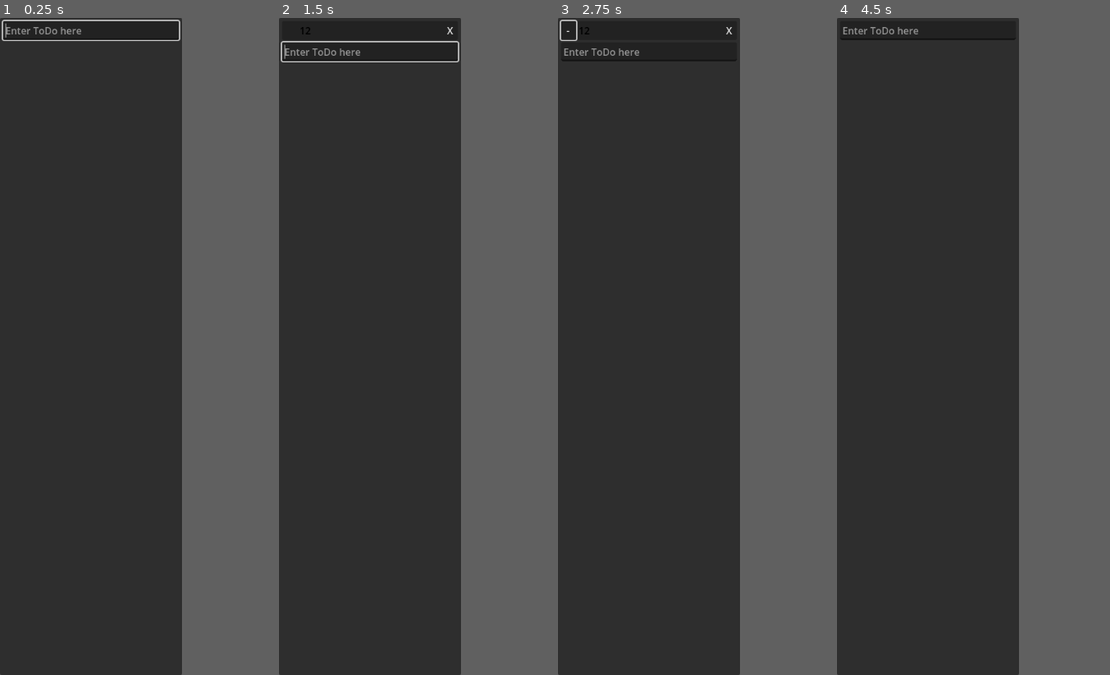
Above: before the commit, frames 1-4 (left to right).
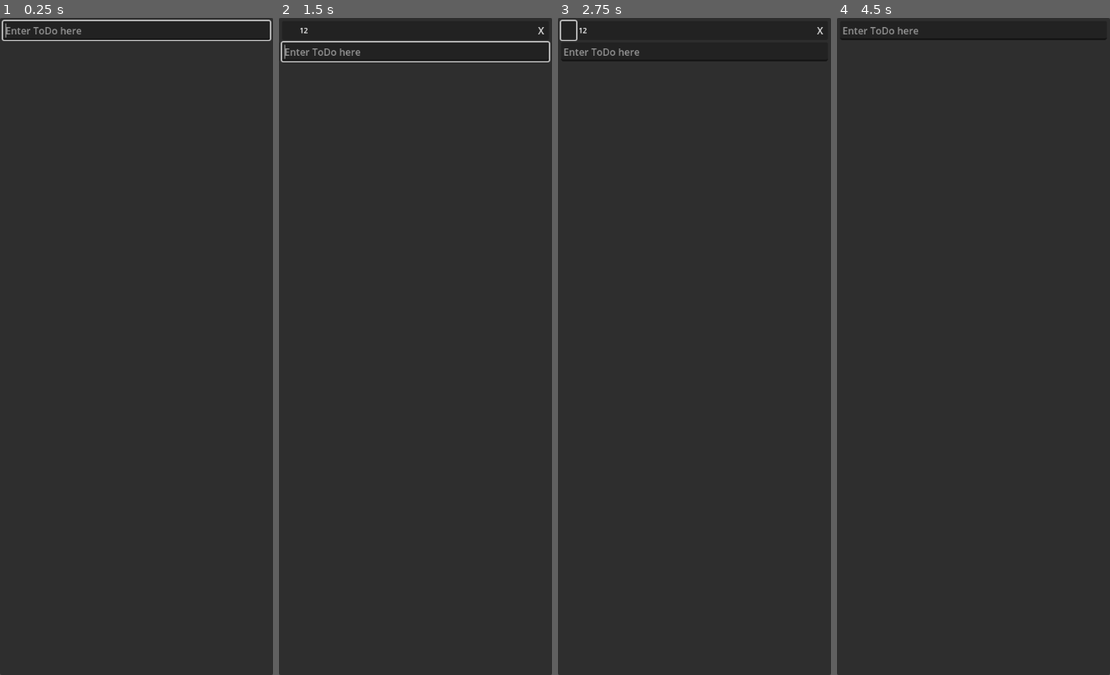
Above: after the commit, the same moments.

Repository: Kjarrigan/GoDo
Game: Godot game, scene res://GoDo.tscn
The game is run twice, just before and just after one commit, with the same random seed, the same clock (stepped at 60 frames per second) and the same inputs.
Inputs (mouse positions are in pixels of both pictures, inside the frame that each line leads up to):
- Up to frame 1 (0.25 s): no input
- Up to frame 2 (1.5 s): click (369, 31) at 0.52 s; type "12" at 0.6 s; tap Enter (add_same_level) at 1.25 s; move the mouse to (410, 313) at 1.27 s; hold Enter (add_same_level) from 1.28 s (still down); click (410, 313) at 1.42 s
- Up to frame 3 (2.75 s): release Enter (add_same_level) at 2 s; click (568, 31) at 2.02 s
- Up to frame 4 (4.5 s): click (847, 31) at 2.75 s, where only the run before the commit has a clickable "-"; click (847, 31) at 3.5 s, where only the run before the commit has a clickable "+"; click "X" at 4.25 s
In our replay, the window is 222x800 before the commit and 333x800 after it. These sizes can differ from the game's own. Grey fills any space a smaller window leaves; there, only what the larger window draws over its background counts as a difference.

The runs differ from the first frame. In frame 1, 0.2% of the frame differs, in the area x 65-100%, y 0-100%; in frame 2, 0.3%, in the area x 7-100%, y 0-100%; in frame 3, less than 0.1%; in frame 4, less than 0.1%.
Error before the commit: Invalid call. Nonexistent function 'get_parent' in base 'NodePath'. (res://lib/entry.gd:138)

Commit message:
fix lots of Drag&Drop bugs and behaviour

Diff:
--- a/lib/entry.gd
+++ b/lib/entry.gd
@@ -8,11 +8,18 @@
 
 func _ready():
 	$Edit.hide()
-	%Toggle.text = ""
-	%Label.text = text
+	disable_toggle()
+	%Title.text = text
 	Globals.item_selected.connect(unselect)
 	Globals.item_changed.connect(_cleanup)
-	tree_exited.connect(func(): Globals.item_changed.emit())
+
+func disable_toggle():
+	%Toggle.text = ""
+	%Toggle.disabled = true
+
+func enable_toggle():
+	%Toggle.text = "-"
+	%Toggle.disabled = false
 
 func _on_mouse_entered():
 	if selected:
@@ -43,12 +50,29 @@
 	bg.bg_color.a = value
 	add_theme_stylebox_override("panel", bg)
 
-func _on_finish_pressed():
+func _on_finish_pressed(save=true):
 	if get_meta("subgroup"):
-		get_meta("subgroup").get_parent().queue_free()
-	queue_free()
+		var container = get_meta("subgroup").get_parent()
+		container.get_parent().remove_child(container)
+		container.queue_free()
+		set_meta("subgroup", null)
 
-	Globals.item_changed.emit()
+	var sub_list = get_parent()
+	var container = sub_list.get_parent()
+	sub_list.remove_child(self)
+
+	# TODO, remove once _cleanup can be implemented
+	if container.name.ends_with("-children") and sub_list.get_child_count() == 0:
+		var parent_task = container.get_meta("parent")
+		if parent_task:
+			parent_task.disable_toggle()
+			parent_task.set_meta("subgroup", null)
+		container.get_parent().remove_child(container)
+		container.queue_free()
+
+	if save:
+		queue_free()
+		Globals.save_data.emit()
 
 func save() -> Dictionary:
 	var save_data = {
@@ -61,11 +85,16 @@
 	return save_data
 
 func _get_drag_data(_at_position):
-	print_debug(get_meta("subgroup"))
 	return { "node": self, "id": _task_id() }
 
 func _can_drop_data(_at_position, data):
 	if _task_id().begins_with(data["id"]):
+		return false
+
+	# Prevent dropping on element on it's parent if it's the last element
+	var sub_id = data["id"].rsplit("/", true, 2)
+	var sub_group = get_meta("subgroup")
+	if sub_id[0] == _task_id() and sub_group is VBoxContainer and sub_group.get_child_count() == 1:
 		return false
 
 	# TODO, show preview if adding as child or reorder
@@ -74,11 +103,8 @@
 func _drop_data(at_position, data):
 	var old_parent = data["node"].get_parent()
 
-	# Remove subgroup if this was the last child
-	old_parent.remove_child(data["node"])
-	if len(old_parent.get_children()) == 0:
-		old_parent.get_parent().queue_free()
-
+	# Cleanup the old stuff
+	data["node"]._on_finish_pressed(false)
 
 	# at_position is relative to the target node. If you drag to the left of the
 	# the node it's added on the same level, else as child
@@ -86,8 +112,8 @@
 		add_sibling(data["node"])
 	else:
 		# if the element has no subgroup, create it. Append it then
-		if not get_meta("subgroup"):
-			Globals.add_nested_list(self)
+		if not get_meta("subgroup") is VBoxContainer:
+			add_subtask_container()
 		get_meta("subgroup").add_child(data["node"])
 
 	# if the moved entry was a group itself, reparent them too
@@ -96,6 +122,8 @@
 		var container = sub_list.get_parent()
 		container.get_parent().remove_child(container)
 		data["node"].add_sibling(container)
+
+	Globals.save_data.emit()
 
 func _task_id() -> String:
 	return str(get_path()).replace("-children", "")
@@ -111,7 +139,7 @@
 		return
 
 	text = new_text
-	%Label.text = new_text
+	%Title.text = new_text
 	%Edit.hide()
 
 func add_subtask_container() -> VBoxContainer:
@@ -124,12 +152,17 @@
 	var sub_list = VBoxContainer.new()
 	group.add_child(sub_list)
 	set_meta("subgroup", sub_list)
+	group.set_meta("parent", self)
 	add_sibling(group)
-	%Toggle.text = "-"
+	enable_toggle()
 
 	return sub_list
 
 func toggle_children_visibility():
+	if get_meta("subgroup") == null:
+		disable_toggle()
+		return
+
 	if %Toggle.text == "-":
 		%Toggle.text = "+"
 		get_meta("subgroup").get_parent().hide()
@@ -145,6 +178,6 @@
 	return
 
 	if get_meta("subgroup"):
-		if len(get_meta("subgroup").get_children()) == 0:
+		if get_meta("subgroup").get_child_count() == 0:
 			get_meta("subgroup").get_parent().queue_free()
 			%Toggle.text = ""
--- a/lib/entry.tscn
+++ b/lib/entry.tscn
@@ -6,7 +6,7 @@
 anchors_preset = 15
 anchor_right = 1.0
 anchor_bottom = 1.0
-offset_bottom = -1030.0
+offset_bottom = -1045.0
 grow_horizontal = 2
 grow_vertical = 2
 size_flags_horizontal = 3
@@ -24,11 +24,12 @@
 text = "-"
 flat = true
 
-[node name="Label" type="Label" parent="Item"]
+[node name="Title" type="Label" parent="Item"]
 unique_name_in_owner = true
 layout_mode = 2
 size_flags_horizontal = 3
-theme_override_colors/font_color = Color(0, 0, 0, 1)
+theme_override_colors/font_color = Color(1, 1, 1, 1)
+theme_override_font_sizes/font_size = 12
 text = "Hello World how are you?"
 clip_text = true
 
@@ -41,6 +42,8 @@
 [node name="Edit" type="LineEdit" parent="."]
 unique_name_in_owner = true
 layout_mode = 2
+theme_override_colors/font_color = Color(1, 1, 1, 1)
+theme_override_font_sizes/font_size = 12
 shortcut_keys_enabled = false
 select_all_on_focus = true
 
--- a/lib/globals.gd
+++ b/lib/globals.gd
@@ -1,7 +1,8 @@
 extends Node
 
 signal item_selected(item)
-signal item_changed()
+signal item_changed() # TODO, remove
+signal save_data()
 
 var root_list
 var active_item : Entry
@@ -14,7 +15,7 @@
 
 func _ready():
 	item_selected.connect(func(item): active_item = item)
-	item_changed.connect(func(): save_tasks())
+	save_data.connect(func(): save_tasks())
 
 func _unhandled_input(event):
 	if event.is_action_pressed("add_below"):
--- a/lib/input.gd
+++ b/lib/input.gd
@@ -6,4 +6,5 @@
 func _on_text_submitted(new_text):
 	if new_text != "":
 		Globals.add_task(get_meta("parent"), new_text)
+		Globals.save_data.emit()
 	queue_free()
--- a/project.godot
+++ b/project.godot
@@ -21,7 +21,7 @@
 
 [display]
 
-window/size/viewport_width=300
+window/size/viewport_width=450
 window/size/viewport_height=1080
 
 [input]
